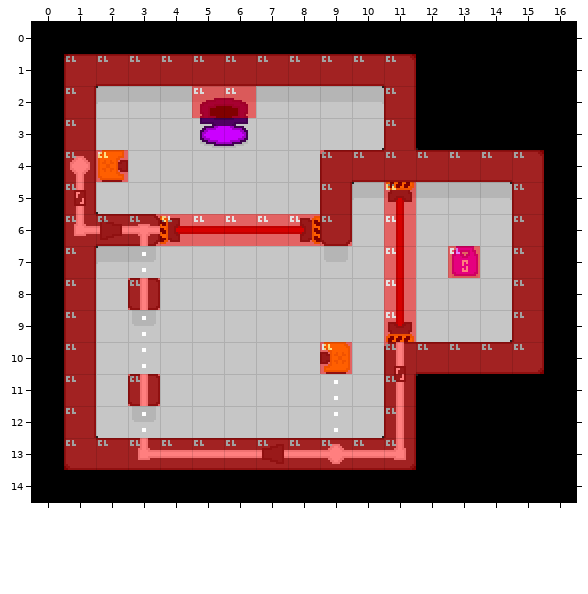
Tiled map: Tiled/maps_alpha/level1.tmx. The picture above is the old version.
Cells are 16x16 px. Shown: x 0..16, y 0..14.
After:
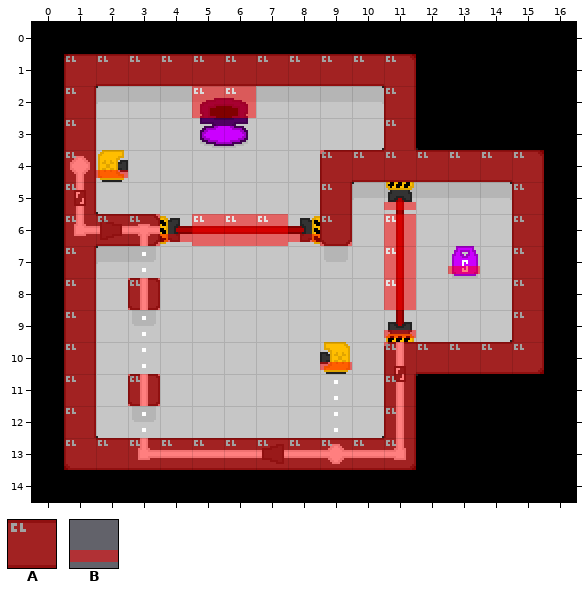
Key: from "porthole-tileset": A 12, B 13.
_ is an empty cell.
Tiles replaced or removed in this view: A.
See-through tiles are keyed as they look on the map.
Diff:
Changed rows in their new state; . is an unchanged cell.
Layer "collision":
first column x 2:
 4 B...........
 5 .........B..
 6 ..B...B.....
 7 ...........B
 9 .........B..
10 .......B....
